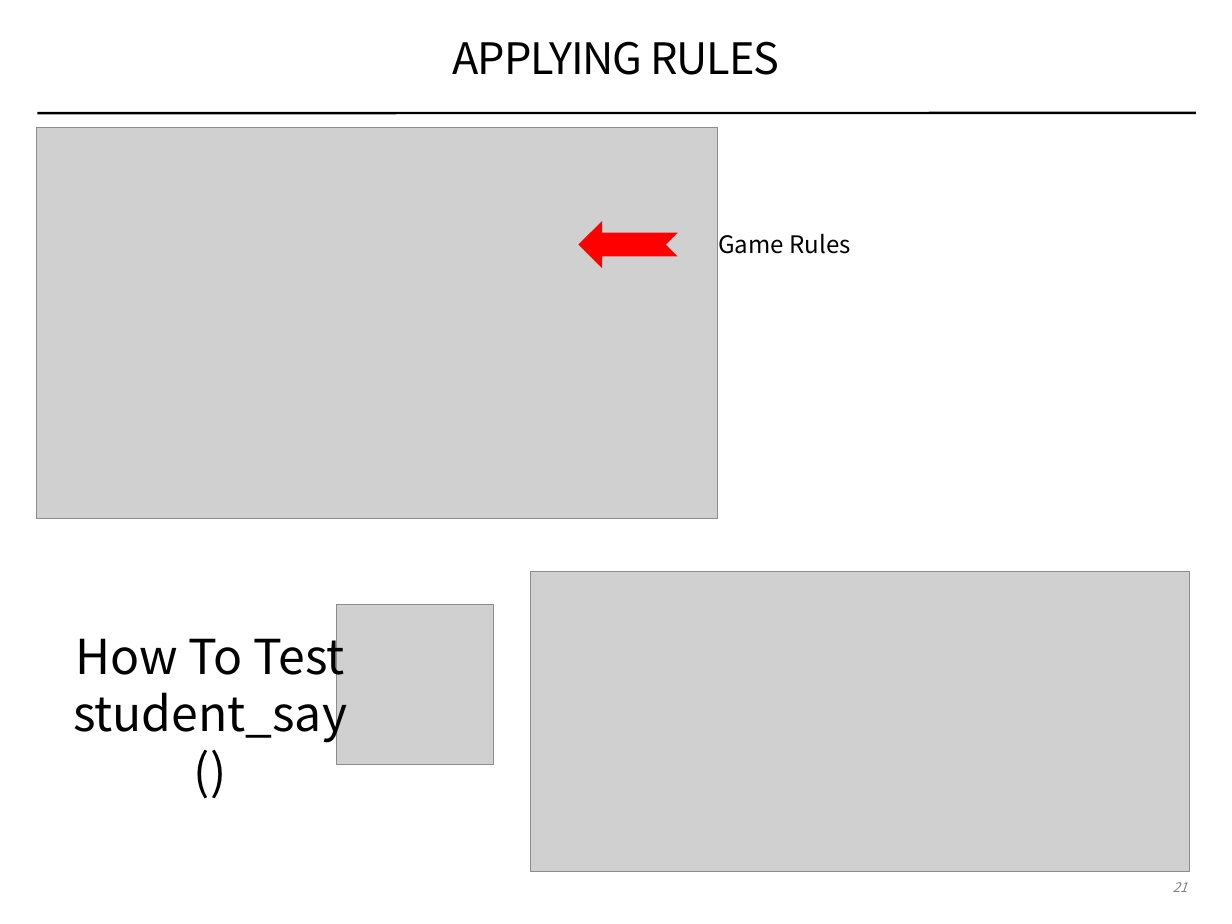
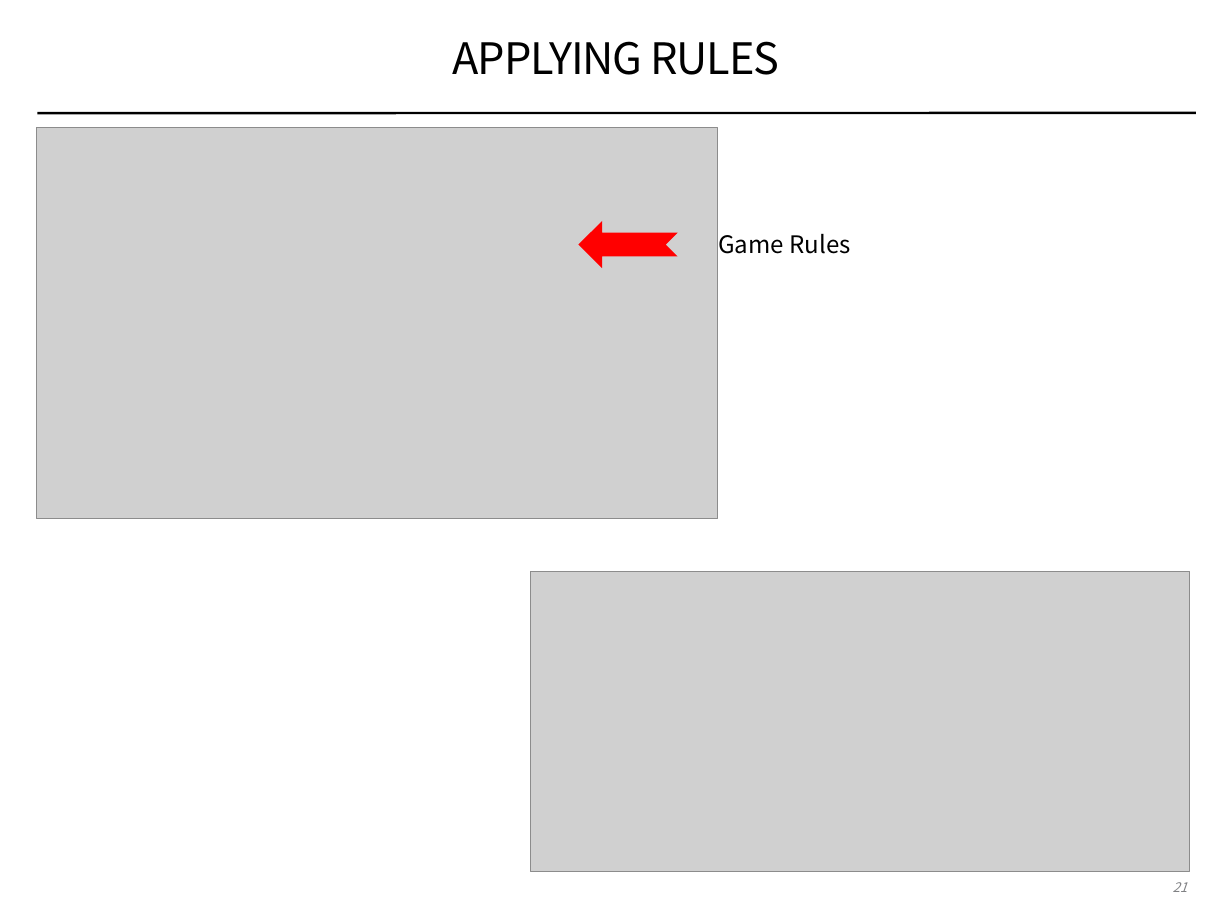
Before and after one commit to coney/c-training, a slide deck: slide 21 of UT/session1/UT Workshop 1.pptx. Drawn at 1232x924 pixels with LibreOffice and Linux fonts; fonts in the diff are those of the drawing; grey boxes stand for pictures. Boxes give left, top, right and bottom in pixels: in the first picture for what was removed or moved away, otherwise in the second. Text is boxed around its words. In the diff, an @@ line names an element or a change of style, - is before the commit and + after.

```diff
--- a/UT/session1/UT Workshop 1.pptx
+++ b/UT/session1/UT Workshop 1.pptx
@@ text removed at (73,625,347,744) @@
-How To Test student_say()
@@ picture removed at (336,605,493,765) @@
```
Also in this commit, not shown: 1 slide added, 1 other file.
